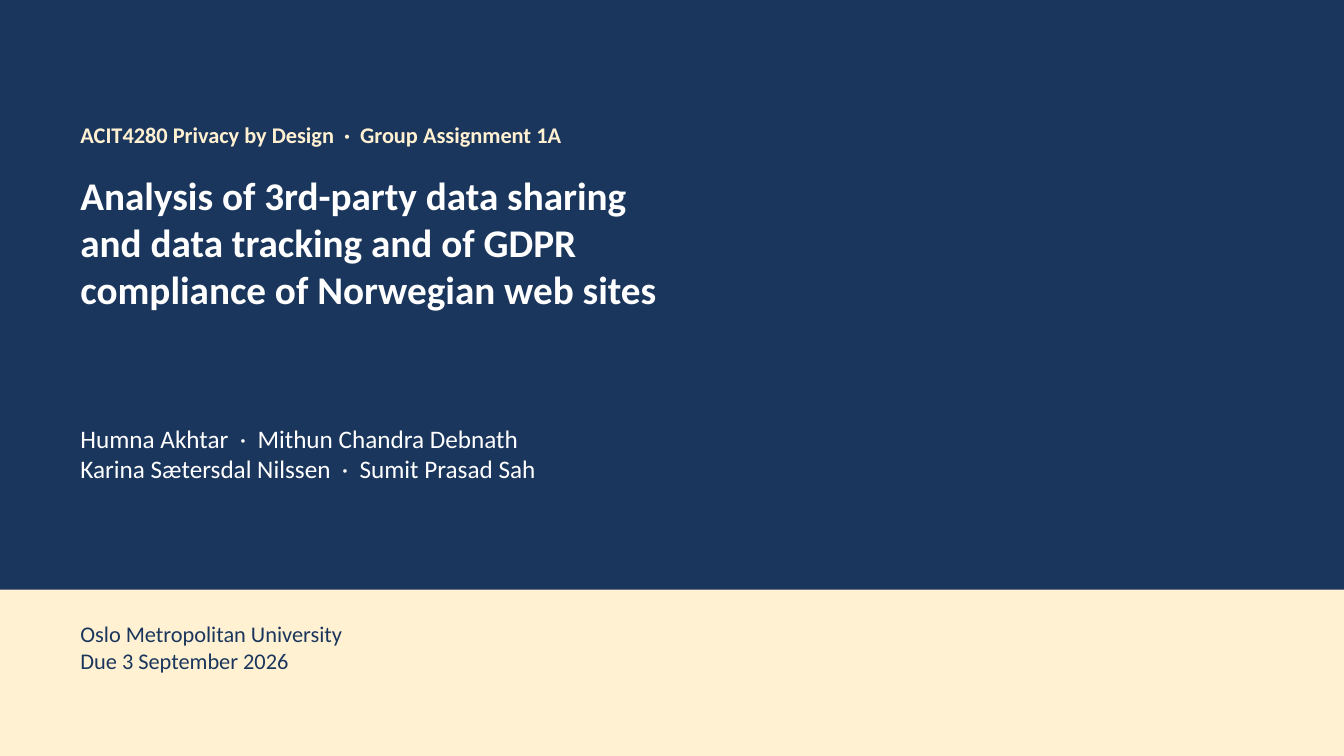
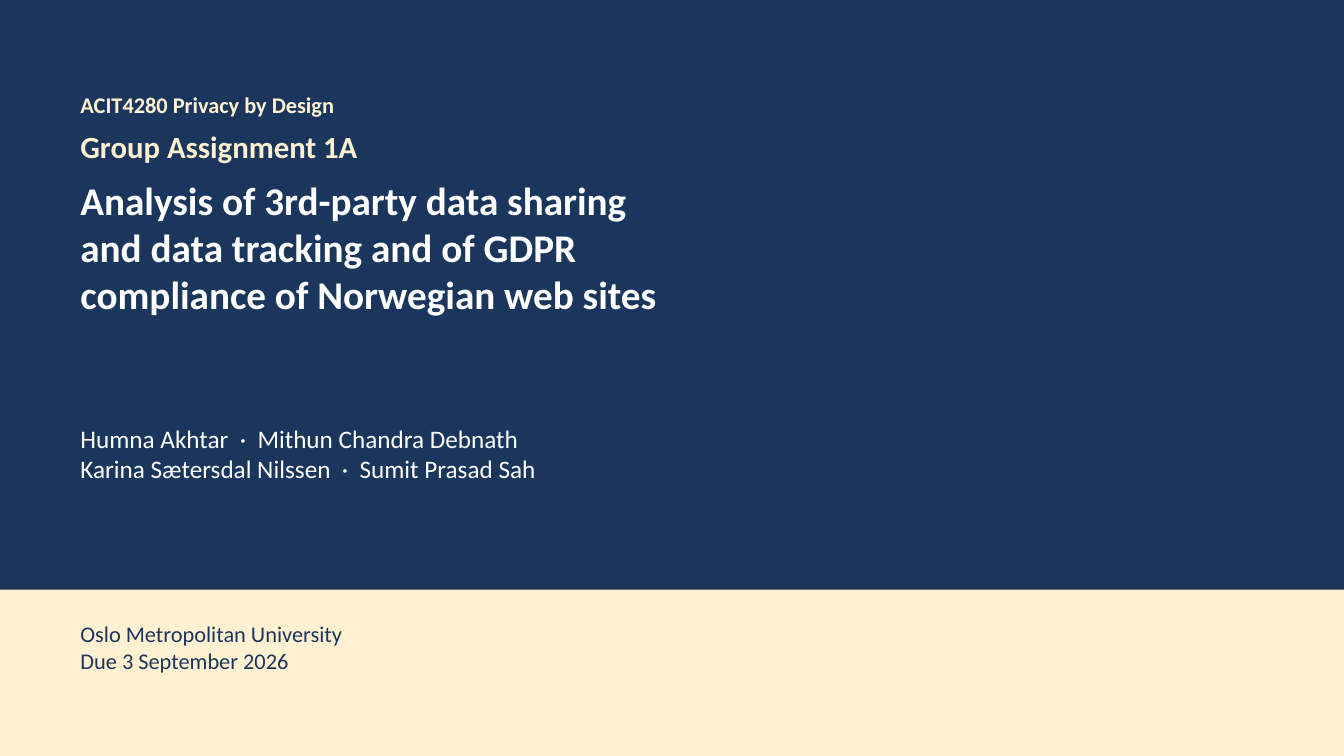
Before and after one commit to kasa031/Bacheloroppgave, a slide deck: slide 1 of ACIT4280_1A_presentation.pptx. Drawn at 1344x756 pixels with LibreOffice and Linux fonts; fonts in the diff are those of the drawing. Boxes give left, top, right and bottom in pixels: in the first picture for what was removed or moved away, otherwise in the second. Text is boxed around its words. In the diff, an @@ line names an element or a change of style, - is before the commit and + after.

```diff
--- a/ACIT4280_1A_presentation.pptx
+++ b/ACIT4280_1A_presentation.pptx
@@ text at <box>80,97,334,117</box>: text changed @@
-ACIT4280 Privacy by Design · Group Assignment 1A
+ACIT4280 Privacy by Design
@@ text added at <box>80,136,357,164</box>, 22 pt, text #FFF1D1, bold @@
+Group Assignment 1A
@@ text "Analysis of 3rd-party data sharing ...": place and size @@
-text "Analysis of 3rd-party data sharing ..." at <box>80,182,657,311</box>
+text "Analysis of 3rd-party data sharing ..." at <box>80,187,657,316</box>
```
Also in this commit, not shown: 4 other files.
